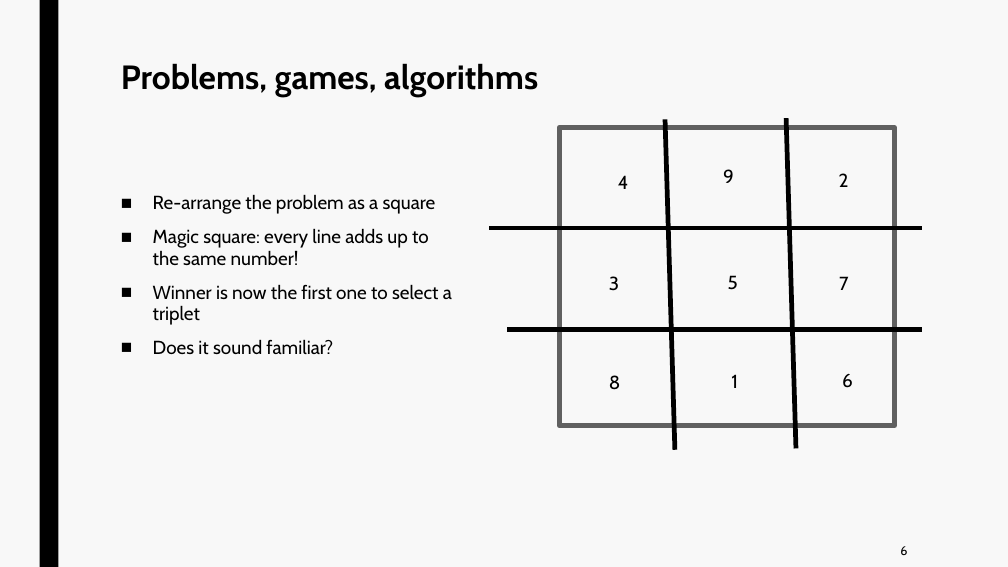
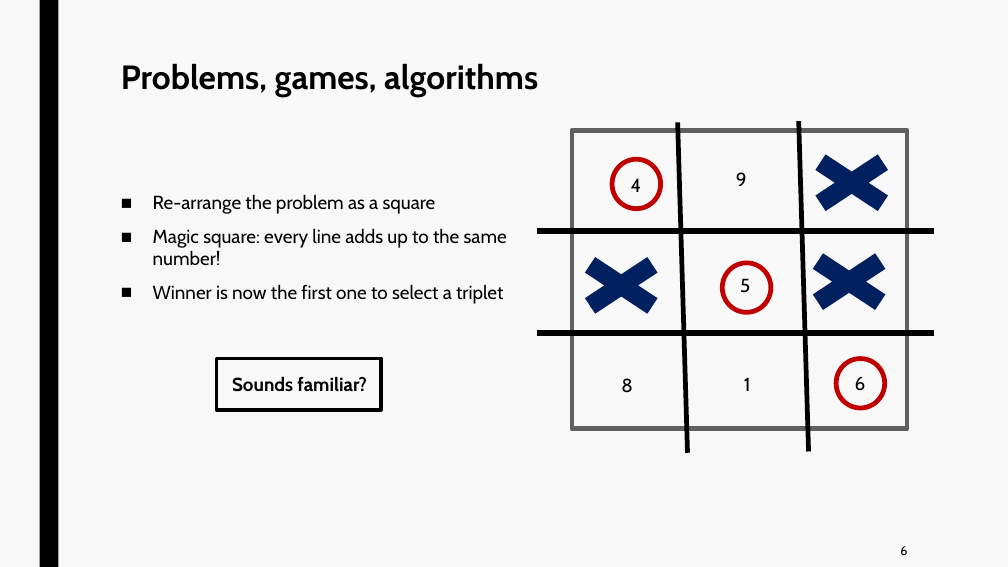
Before and after one commit to jurtasun/presentations, a slide deck: slide 5 of 202306_LMS_Complexity/202306_LMS_Complexity.ppt. Drawn at 1008x567 pixels with LibreOffice and Linux fonts; fonts in the diff are those of the drawing. Boxes give left, top, right and bottom in pixels: in the first picture for what was removed or moved away, otherwise in the second. Text is boxed around its words. In the diff, an @@ line names an element or a change of style, - is before the commit and + after.

```diff
--- a/202306_LMS_Complexity/202306_LMS_Complexity.ppt
+++ b/202306_LMS_Complexity/202306_LMS_Complexity.ppt
@@ rectangle: place and size @@
-rectangle at (560,128,895,426)
+rectangle at (572,130,907,429)
@@ cross added at (792,143,912,222), fill #002060 @@
@@ 3 texts, 2 lines: place and size @@
-3 texts, 2 lines at (665,118,853,450)
+3 texts, 2 lines at (678,121,866,453)
@@ ellipse added at (613,160,661,209), outline #C00000 4.5 pt @@
@@ line moved from (922, 228) - (489, 228) to (935, 231) - (537, 231) @@
@@ line (935, 231) - (537, 231): stroke #000000 4.5 pt to #000000 6 pt @@
@@ cross added at (561,246,681,325), fill #002060 @@
@@ ellipse added at (722,263,771,312), outline #C00000 4.5 pt @@
@@ cross added at (789,242,910,321), fill #002060 @@
@@ text at (153,339,333,355): paragraph removed @@
-■ Does it sound familiar?
@@ rectangle added at (216,358,381,410), outline #000000 3 pt @@
@@ line moved from (922, 330) - (507, 330) to (935, 333) - (537, 333) @@
@@ line (935, 333) - (537, 333): stroke #000000 4.5 pt to #000000 6 pt @@
@@ ellipse added at (836,358,885,408), outline #C00000 4.5 pt @@
@@ text added at (232,376,366,392), 18 pt, text #000000, bold @@
+Sounds familiar?
@@ 6 texts: place and size @@
-6 texts at (609,169,849,390)
+6 texts at (621,172,861,393)
```
Also in this commit, not shown: 18 other slides changed, 2 slides added, 1 slide removed, 3 other files.
